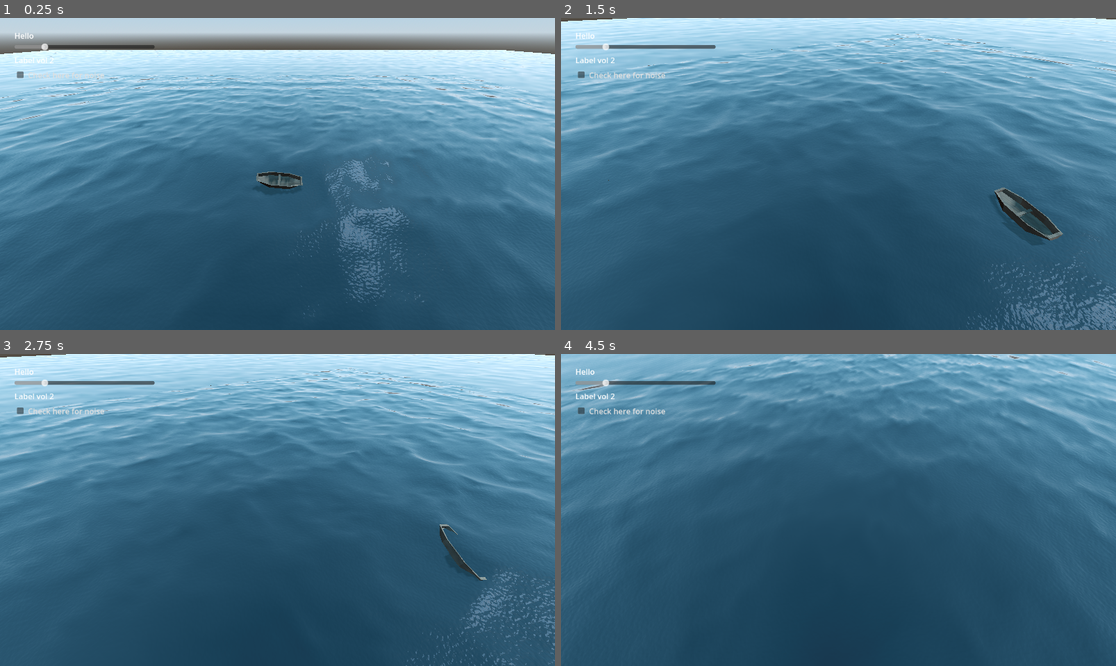
Above: before the commit, frames 1-4 (two rows, left to right).
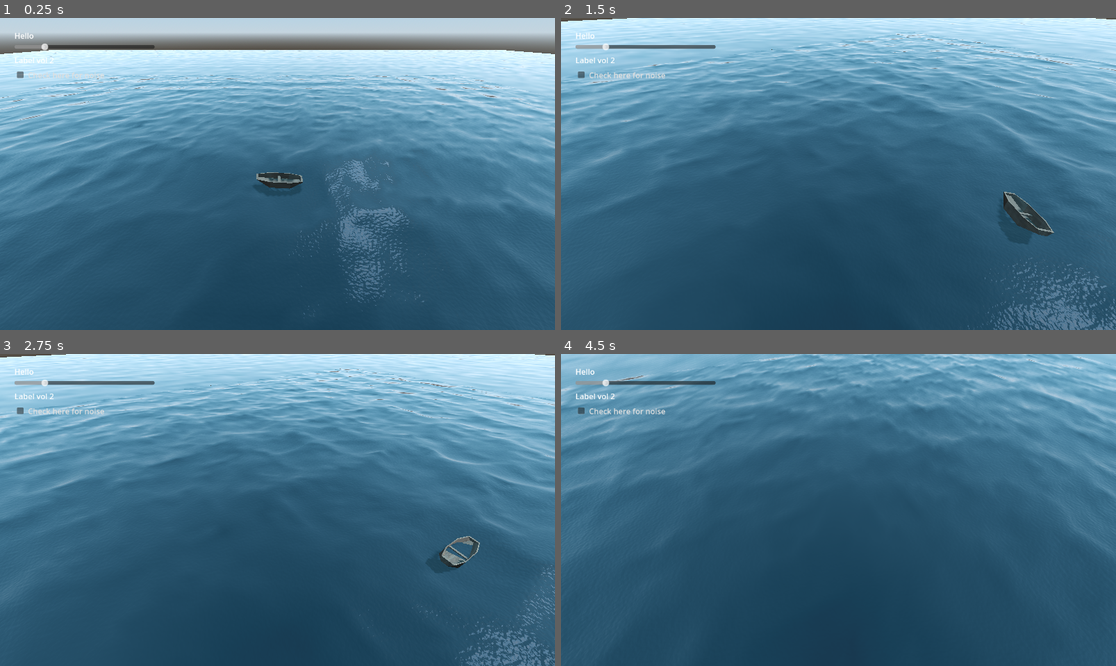
Above: after the commit, the same moments.

Repository: D0V4HKIIN/cs-341-computer-graphics-project
Game: Godot game, scene res://Main.tscn
Two runs of this game, one before a commit and one after it. Both use one fixed random seed, a clock stepped at 60 frames per second and the inputs below.
Inputs (mouse positions are in pixels of both pictures, inside the frame that each line leads up to):
- Up to frame 1 (0.25 s): no input
- Up to frame 2 (1.5 s): move the mouse to (960, 158) at 0.52 s; press the mouse at (960, 158) at 0.53 s; hold Right (boat_right) 0.53-1.28 s; move the mouse to (727, 189) at 1.27 s; release the mouse at (727, 189) at 1.28 s; hold Down (boat_back) from 1.28 s (still down); click (727, 189) at 1.35 s
- Up to frame 3 (2.75 s): move the mouse to (333, 441) at 2.02 s; release Down (boat_back) at 2.03 s; press the mouse at (333, 441) at 2.03 s; hold Right (boat_right) from 2.03 s (still down)
- Up to frame 4 (4.5 s): move the mouse to (810, 572) at 2.77 s; release Right (boat_right) at 2.78 s; release the mouse at (810, 572) at 2.78 s; hold Up (boat_forward) 2.78-3.53 s; click (810, 572) at 2.85 s; move the mouse to (1005, 556) at 3.52 s; press the mouse at (1005, 556) at 3.53 s; hold Left (boat_left) from 3.53 s (still down); move the mouse to (672, 463) at 4.27 s; release the mouse at (672, 463) at 4.28 s; click (672, 463) at 4.35 s

The runs differ from the first frame. In frame 1, 0.2% of the frame differs, in the area x 46-55%, y 49-55%; in frame 2, 4.7%; in frame 3, 11%, in the area x 0-100%, y 0-100%; in frame 4, 6.2%.

Commit message:
ocean is generated by the boat and higher inertia

Diff:
--- a/seas-341_captain_hooks_black_pearl/Boat.gd
+++ b/seas-341_captain_hooks_black_pearl/Boat.gd
@@ -17,6 +17,8 @@
 
 # Called when the node enters the scene tree for the first time.
 func _ready():
+	var ocean = $"../Ocean"
+	ocean.createOcean();
 	await water_noise.changed
 	noise = water_noise.get_image();
 	print(water_noise);
@@ -76,3 +78,4 @@
 		var depth = get_water_height(Vector2(floater.global_position.x, floater.global_position.z) + boat_position_in_water) - floater.global_position.y
 		if depth > 0:
 			apply_force(Vector3.UP * float_force * gravity * sqrt(depth) * (1 - water_drag), floater.global_position - global_position)
+			4
--- a/seas-341_captain_hooks_black_pearl/Boat.tscn
+++ b/seas-341_captain_hooks_black_pearl/Boat.tscn
@@ -9,6 +9,7 @@
 
 [node name="boat" type="RigidBody3D"]
 mass = 100.0
+inertia = Vector3(200, 200, 200)
 script = ExtResource("1_gtp0f")
 water_noise = ExtResource("2_1r42p")
 
--- a/seas-341_captain_hooks_black_pearl/Ocean.gd
+++ b/seas-341_captain_hooks_black_pearl/Ocean.gd
@@ -38,6 +38,4 @@
 func _ready():
 	seed(1);
 	random_number_xi = rng.randfn();
-
-
-	createOcean();
+	#createOcean();
